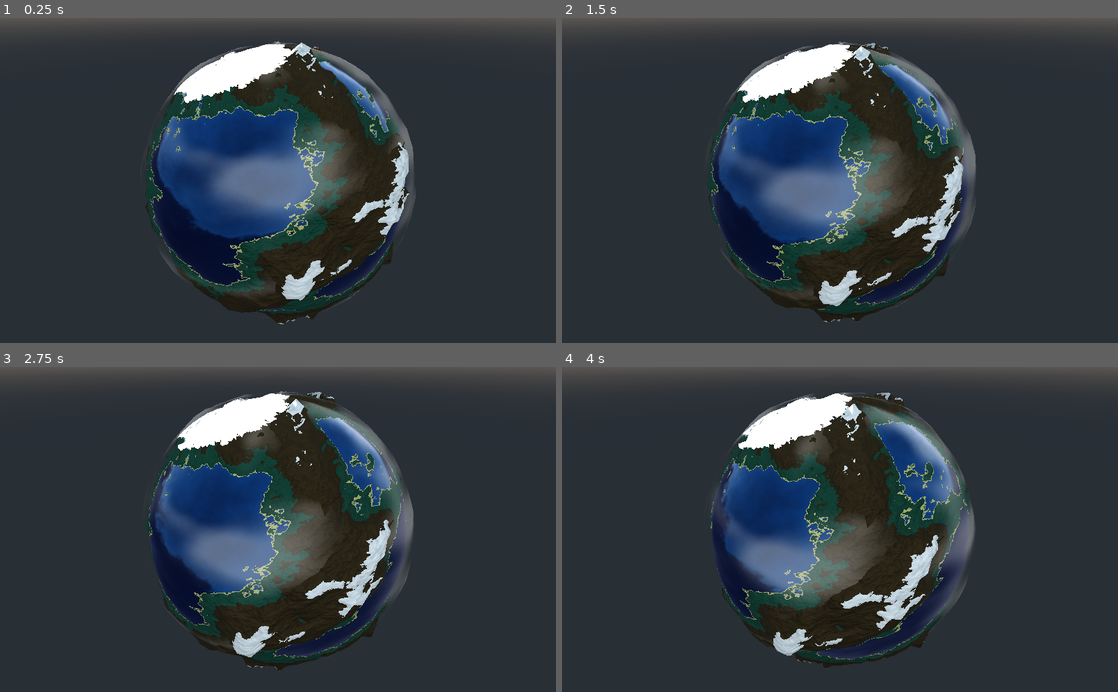
Above: before the commit, frames 1-4 (two rows, left to right).
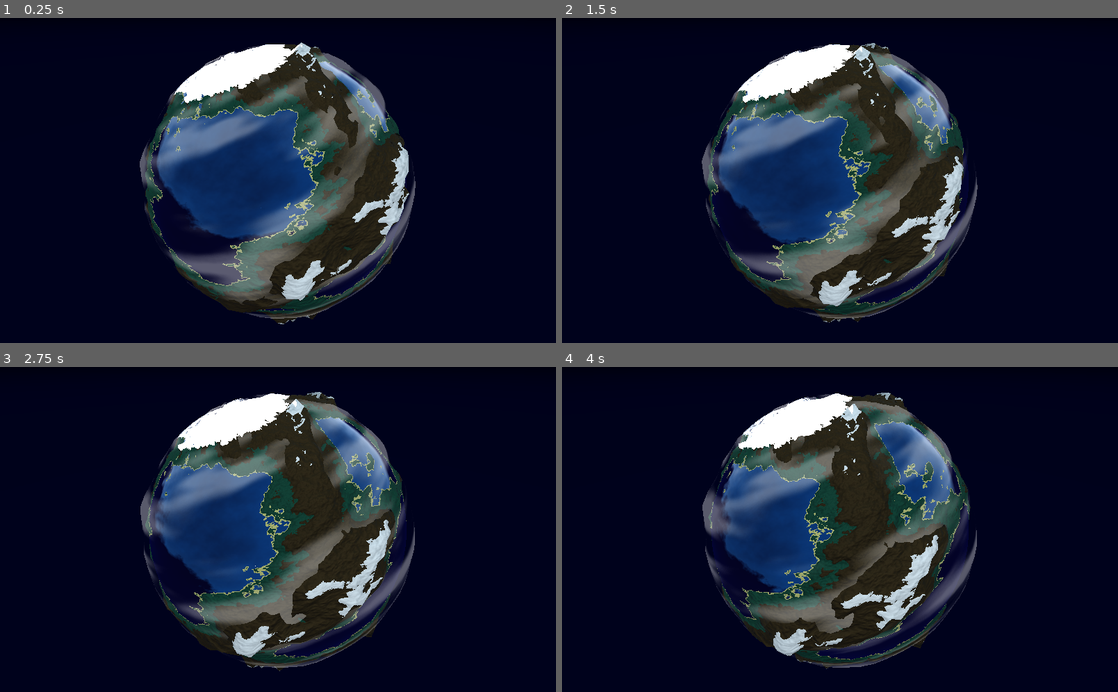
Above: after the commit, the same moments.

Repository: RichoM/SimplexNoiseTest
Game: Godot game, scene res://Test.tscn
Two runs of this game, one before a commit and one after it. Both use one fixed random seed, a clock stepped at 60 frames per second and the inputs below.
Inputs:
- Up to frame 1 (0.25 s): no input
- Up to frame 2 (1.5 s): no input
- Up to frame 3 (2.75 s): no input
- Up to frame 4 (4 s): no input

The runs differ from the first frame. In frame 1, 81% of the frame differs, in the area x 0-100%, y 0-100%; in frame 2, 81%; in frame 3, 81%; in frame 4, 80%.

Commit message:
Improved the look of clouds

Diff:
--- a/godot/Test.tscn
+++ b/godot/Test.tscn
@@ -42,13 +42,13 @@
 }
 
 void vertex() {
-	float disp = texture(clouds_texture, UV).r * .25;
+	float disp = texture(clouds_texture, vec2(UV.y*2.35, UV.x + TIME*-0.015)).r;
 
-	VERTEX = move(VERTEX, disp * 1.25);
+	VERTEX = move(VERTEX, disp * 0.25);
 }
 
 void fragment() {
-	vec3 albedo = texture(clouds_texture, UV + TIME*-0.005).rgb;
+	vec3 albedo = texture(clouds_texture, vec2(UV.y*2.35, UV.x + TIME*-0.025)).rgb;
 	ALBEDO = albedo;
 	ALPHA = smoothstep(0.45, 0.65, albedo.g) * 0.35;
 	EMISSION = vec3(1.0);
@@ -126,6 +126,14 @@
 shader_param/uv2_offset = Vector3( 0, 0, 0 )
 shader_param/texture_normal = SubResource( 6 )
 
+[sub_resource type="ProceduralSky" id=13]
+ground_bottom_color = Color( 0, 0.00784314, 0.109804, 1 )
+ground_horizon_color = Color( 0, 0, 0, 1 )
+
+[sub_resource type="Environment" id=14]
+background_mode = 2
+background_sky = SubResource( 13 )
+
 [node name="Spatial" type="Spatial"]
 
 [node name="flatearth" type="MeshInstance" parent="."]
@@ -144,7 +152,7 @@
 script = ExtResource( 3 )
 
 [node name="clouds" type="MeshInstance" parent="littleplanet"]
-transform = Transform( -0.801712, -0.320538, 0.504494, 0.309686, -0.944677, -0.108079, 0.511227, 0.0695867, 0.856624, 0, 0, 0 )
+transform = Transform( -0.863287, -0.014908, 0.504494, -0.0460108, -0.993078, -0.108079, 0.502613, -0.116515, 0.856624, 0, 0, 0 )
 mesh = SubResource( 8 )
 material/0 = SubResource( 10 )
 
@@ -156,3 +164,6 @@
 
 [node name="Camera" type="Camera" parent="."]
 transform = Transform( 1, 0, 0, 0, 0.809017, 0.587785, 0, -0.587785, 0.809017, 0, 13.65, 5 )
+
+[node name="WorldEnvironment" type="WorldEnvironment" parent="."]
+environment = SubResource( 14 )
Not shown: 1 places in godot/Test.tscn that only renumber resources
